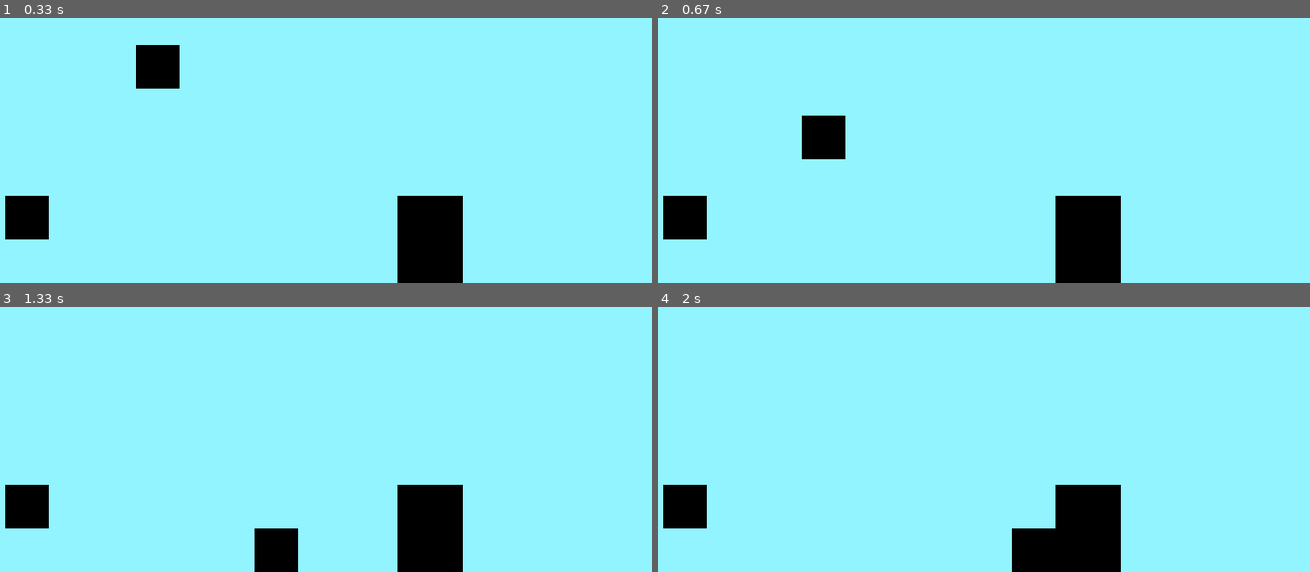
Above: before the commit, frames 1-4 (two rows, left to right).
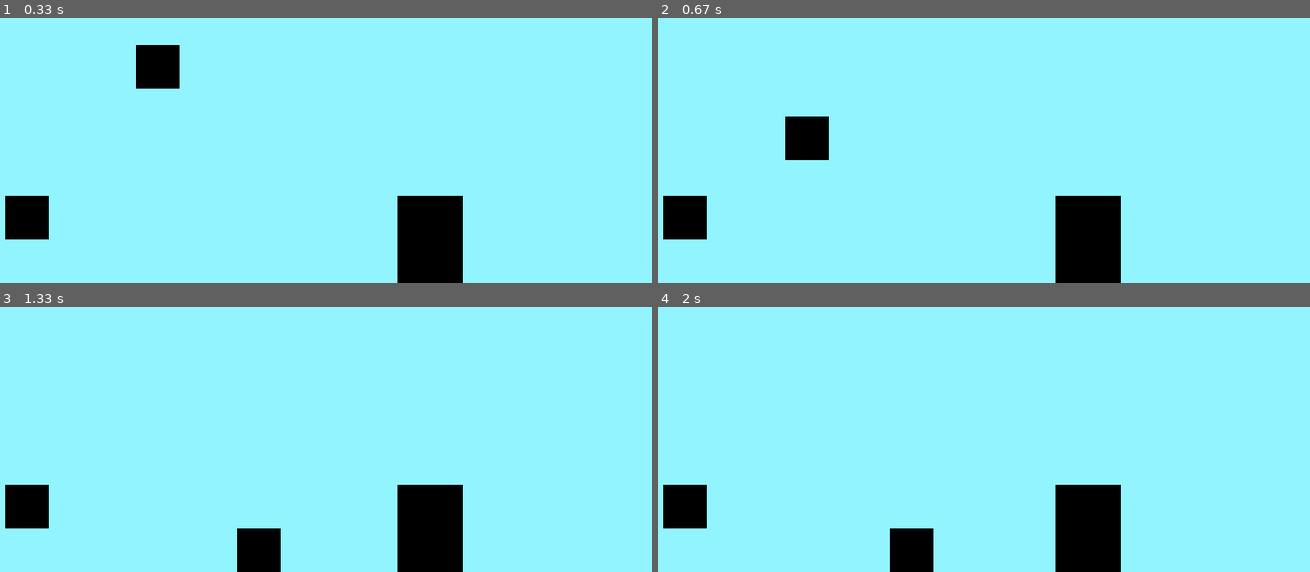
Above: after the commit, the same moments.

Repository: Jobjob321/Pygame-Platformer
Game: pygame game, started from main.py
Same seed, same stepped clock (60 frames per second), same inputs: the game is played once before the commit and once after it.
Inputs:
- Up to frame 1 (0.33 s): no input
- Up to frame 2 (0.67 s): tap A at 0.33 s
- Up to frame 3 (1.33 s): hold Right 0.67-1.13 s; hold Right from 1.17 s (still down)
- Up to frame 4 (2 s): release Right at 1.63 s; hold Left from 1.67 s (still down)

Frame 1 is identical in both runs. In frame 2, 0.9% of the frame differs, in the area x 19-29%, y 36-54%; in frame 3, 0.9%; in frame 4, 2.2%, in the area x 35-61%, y 83-100%.

Commit message:
Fixed some values and made it so you can move left

Diff:
--- a/main.py
+++ b/main.py
@@ -52,7 +52,7 @@
 
 
     if moveleft == True:
-        player.position.x -= 200 * -dt
+        player.position.x -= 200 * dt
     if moveright == True:
         player.position.x += 200 * dt
 
@@ -97,8 +97,6 @@
         player.y_momentum += player.gravity * dt
         CanJump = False
 
-    if player.y_momentum > 300:
-        player.y_momentum = 300
 
     player.position.y += player.y_momentum * dt
     Player.Draw(screen, player.position.x, player.position.y)
